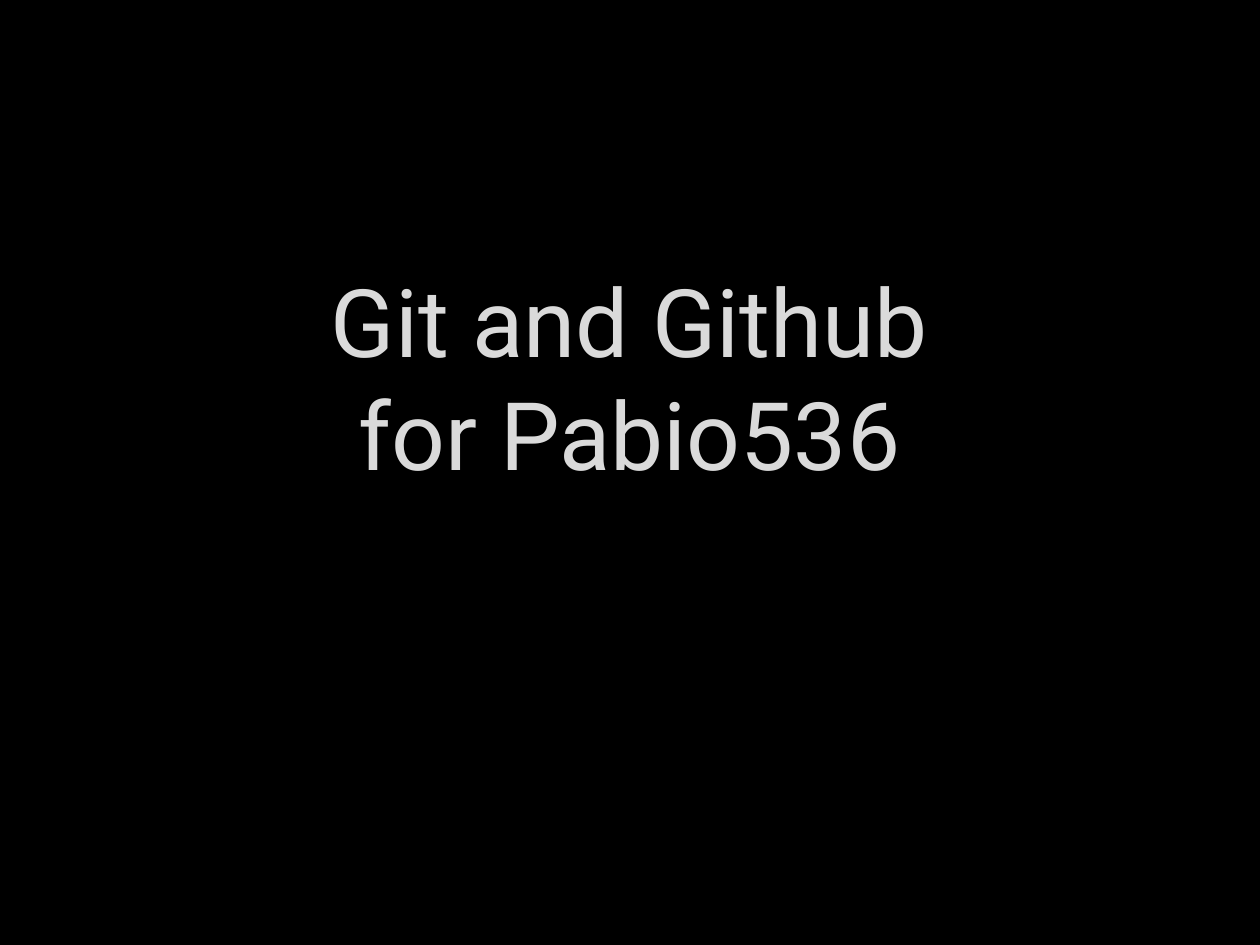
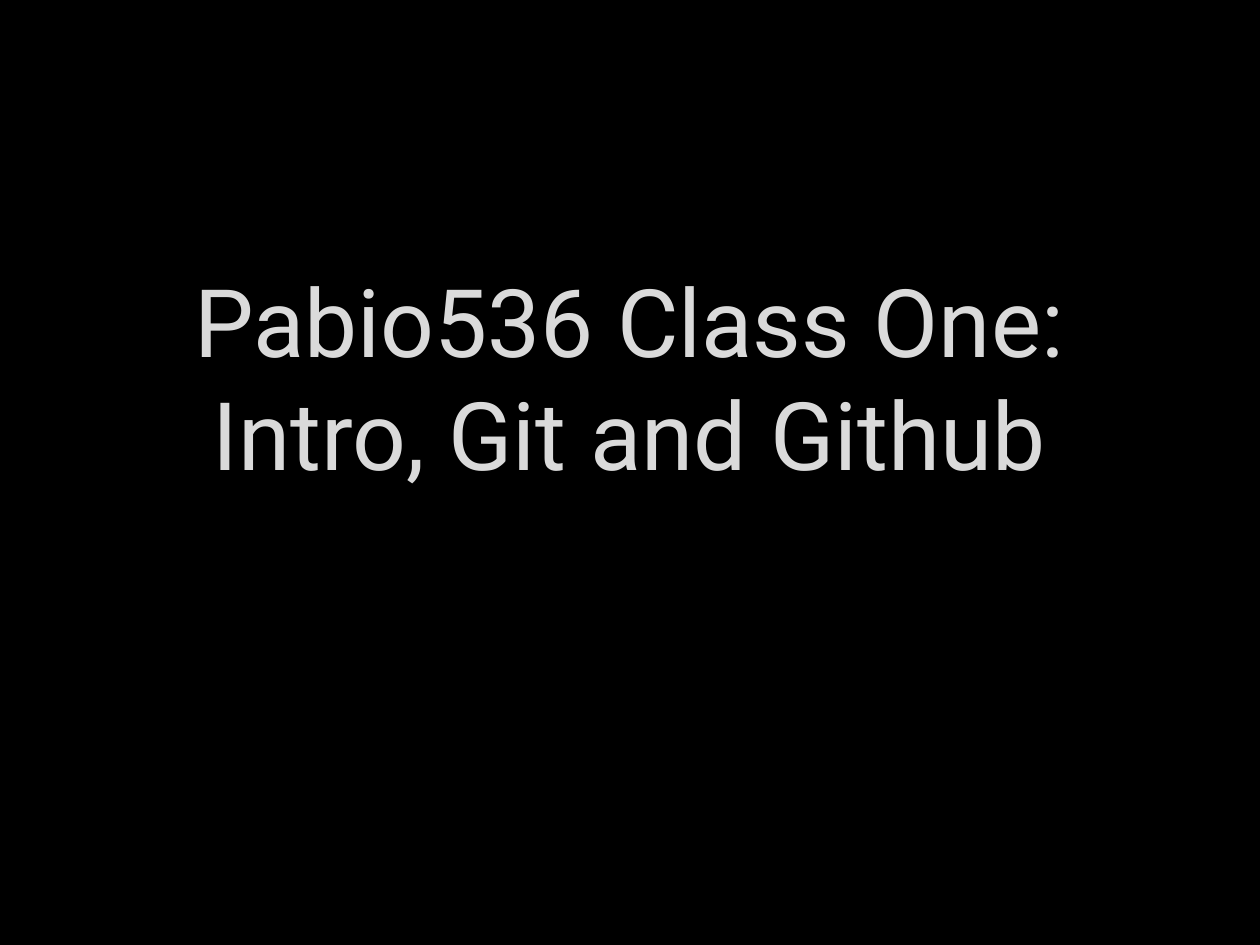
Before and after one commit to fdmast/Pabio536, a slide deck: slide 1 of C1_Introduction/ClassOne.GithubIntro.pptx. Drawn at 1260x945 pixels with LibreOffice and Linux fonts; fonts in the diff are those of the drawing; background and template pictures are left out. Boxes give left, top, right and bottom in pixels: in the first picture for what was removed or moved away, otherwise in the second. Text is boxed around its words. In the diff, an @@ line names an element or a change of style, - is before the commit and + after.

```diff
--- a/C1_Introduction/ClassOne.GithubIntro.pptx
+++ b/C1_Introduction/ClassOne.GithubIntro.pptx
@@ title at bbox=[194, 286, 1064, 483]: text changed @@
-Git and Github
-for Pabio536
+Pabio536 Class One:
+Intro, Git and Github
```
Also in this commit, not shown: 3 other slides changed, 18 other files.
